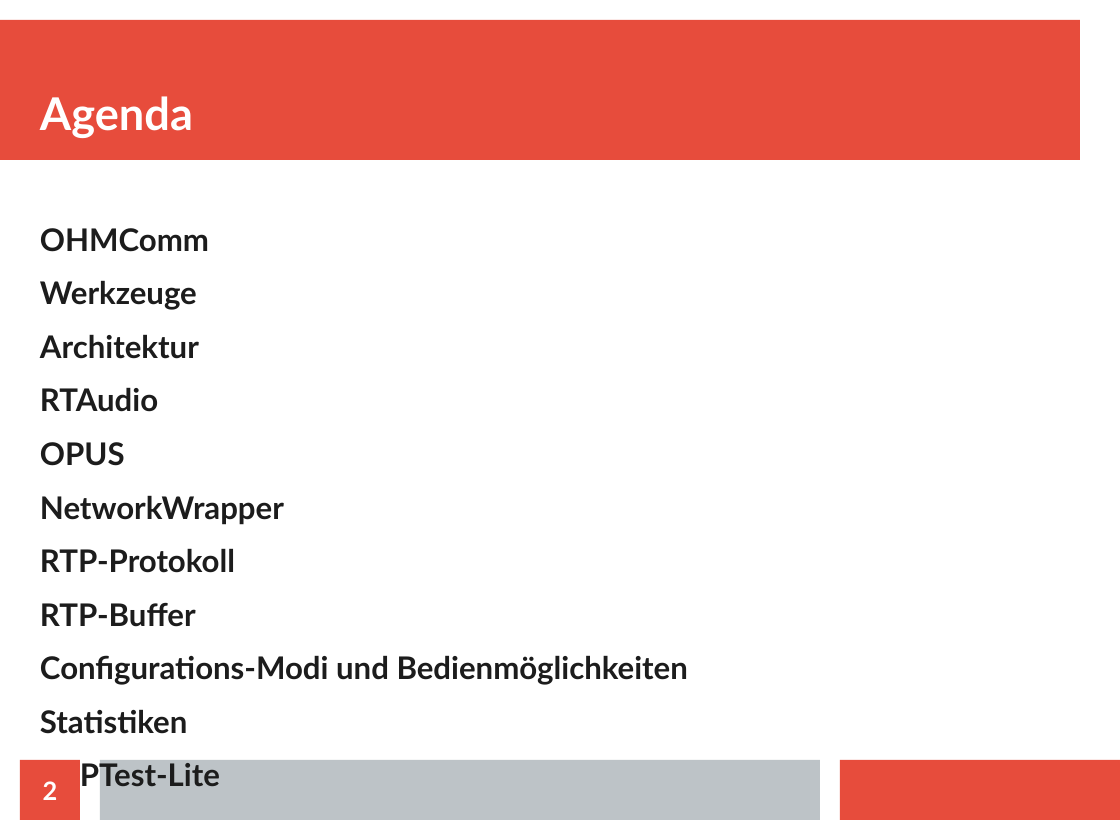
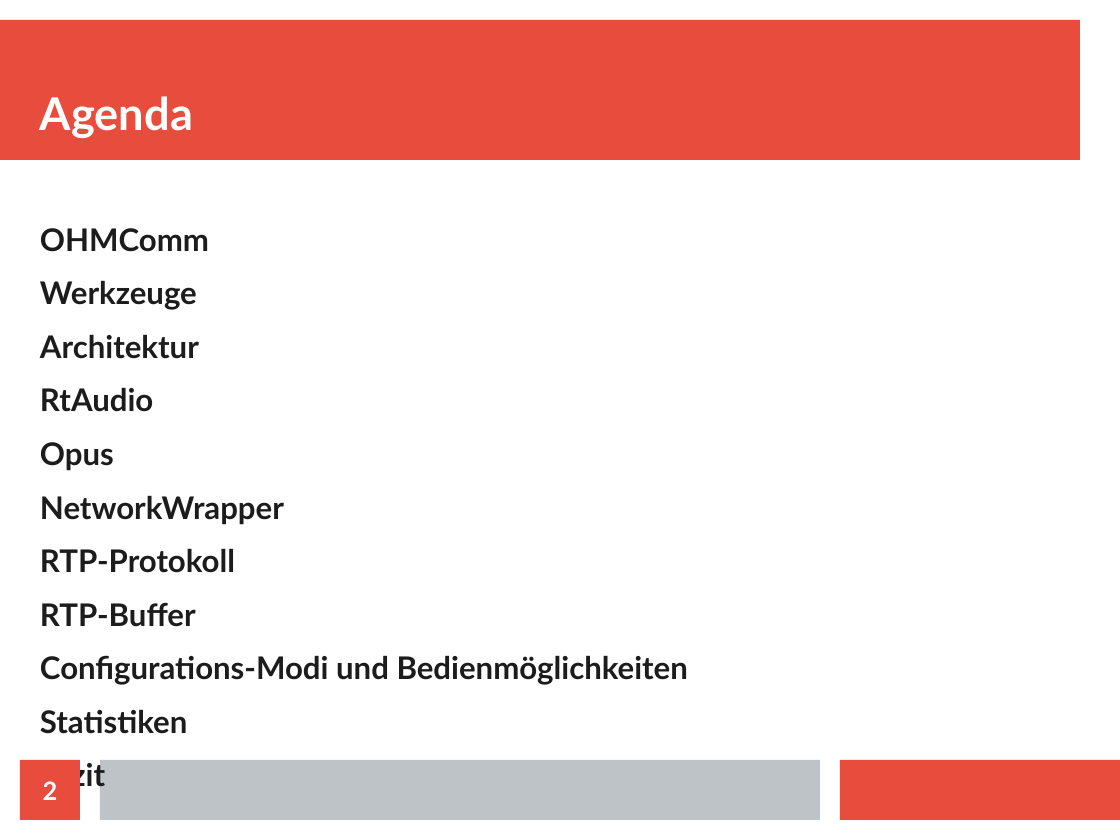
Before and after one commit to doe300/OHMComm, a slide deck: slide 2 of documents/OHMCommPres.odp. Drawn at 1120x840 pixels with LibreOffice and Linux fonts; fonts in the diff are those of the drawing. Boxes give left, top, right and bottom in pixels: in the first picture for what was removed or moved away, otherwise in the second. Text is boxed around its words. In the diff, an @@ line names an element or a change of style, - is before the commit and + after.

Commit message:
Updated Presentation
Added first version of RtAudio Presentation

```diff
--- a/documents/OHMCommPres.odp
+++ b/documents/OHMCommPres.odp
@@ text at <box>40,387,153,471</box>: text changed @@
-RTAudio
-OPUS
+RtAudio
+Opus
@@ text at <box>40,759,220,792</box>: text changed @@
-CPPTest-Lite
+Fazit
```
Also in this commit, not shown: 5 slides added, 1 slide removed.
